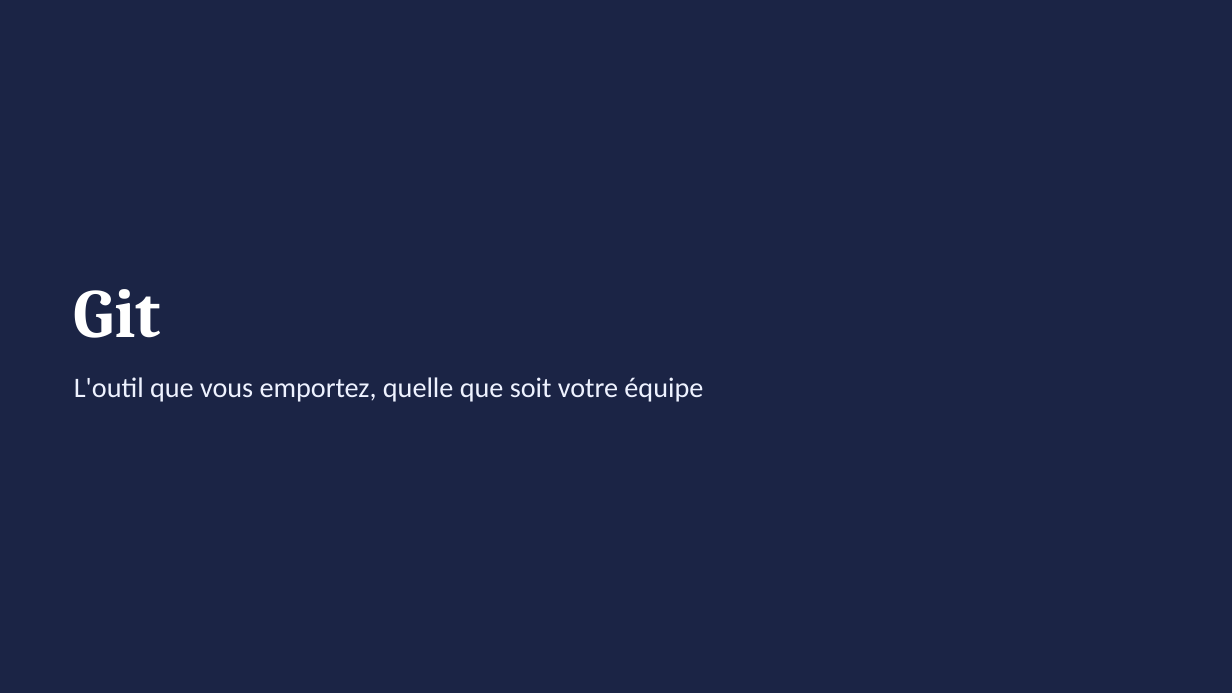
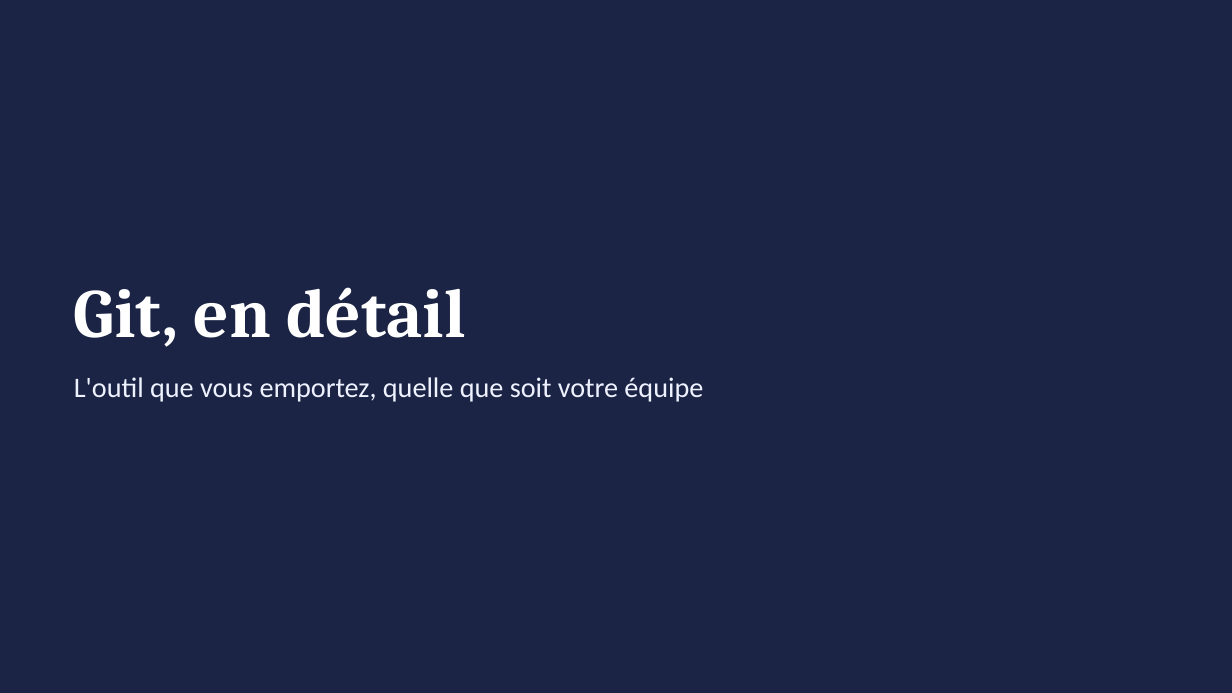
Before and after one commit to jdanion/FARCI, a slide deck: slide 31 of docs/support/FARCI-support-de-cours.pptx (slide 16 before the commit). Drawn at 1232x693 pixels with LibreOffice and Linux fonts; fonts in the diff are those of the drawing. Boxes give left, top, right and bottom in pixels: in the first picture for what was removed or moved away, otherwise in the second. Text is boxed around its words. In the diff, an @@ line names an element or a change of style, - is before the commit and + after.

```diff
--- a/docs/support/FARCI-support-de-cours.pptx
+++ b/docs/support/FARCI-support-de-cours.pptx
@@ title at (x1=74, y1=287, x2=466, y2=347): text changed @@
-Git
+Git, en détail
```
Also in this commit, not shown: 2 other slides changed, 22 slides added, 4 other files.
